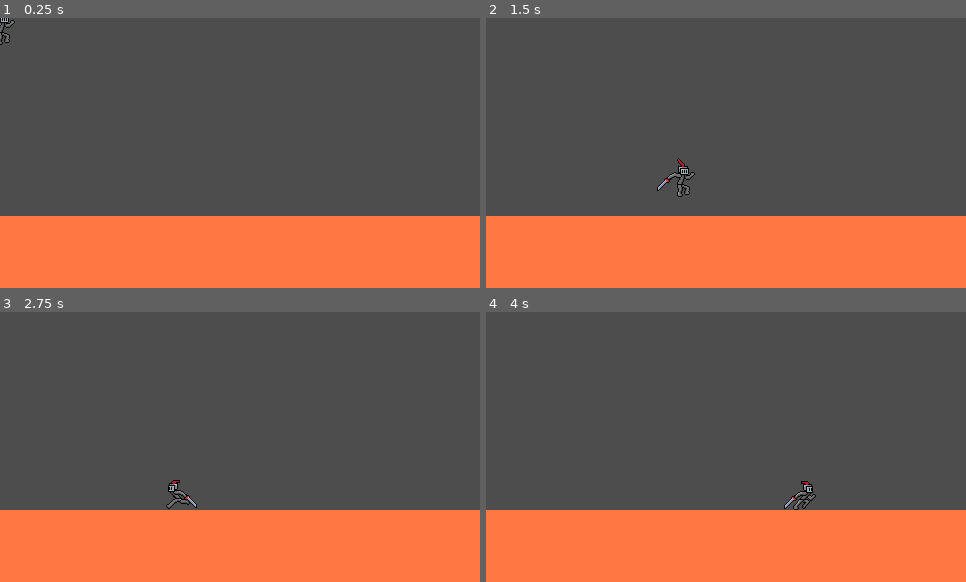
Above: before the commit, frames 1-4 (two rows, left to right).
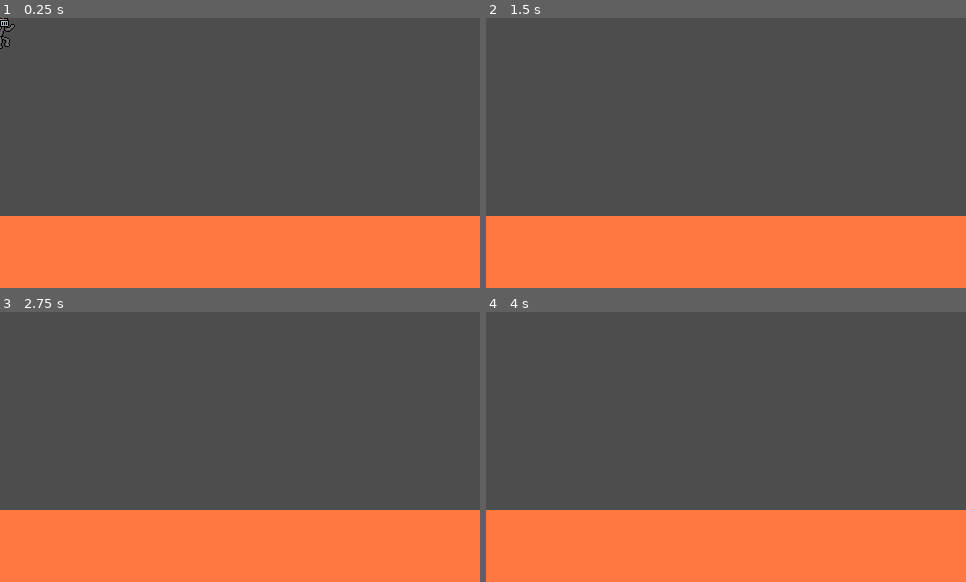
Above: after the commit, the same moments.

Repository: FlimFlamSlammer/LKOTe-game
Game: Godot game, scene res://scenes/castle_fight.tscn
Two runs of this game, one before a commit and one after it. Both use one fixed random seed, a clock stepped at 60 frames per second and the inputs below.
Inputs:
- Up to frame 1 (0.25 s): no input
- Up to frame 2 (1.5 s): tap Enter at 0.5 s; hold C (basic_attack) 0.53-1.28 s; hold Right (ui_right) from 0.53 s (still down); tap Space (jump) at 0.77, 1.07 s; tap V (dodge) at 0.8, 1.35 s
- Up to frame 3 (2.75 s): tap Space (jump) at 1.52, 1.55, 1.82 s; release Right (ui_right) at 2.03 s; hold Left (ui_left) from 2.03 s (still down); hold Space (jump) from 2.03 s (still down); tap C (basic_attack) at 2.3 s
- Up to frame 4 (4 s): release Left (ui_left) at 2.78 s; release Space (jump) at 2.78 s; hold Right (ui_right) from 2.78 s (still down); tap C (basic_attack) at 2.85 s; tap Space (jump) at 3.02, 3.32, 3.77, 3.8 s; tap V (dodge) at 3.05 s; hold V (dodge) from 3.53 s (still down)

The runs differ from the first frame. In frame 1, 0.2% of the frame differs, in the area x 0-4%, y 0-12%; in frame 2, 0.3%, in the area x 35-44%, y 51-67%; in frame 3, 0.2%; in frame 4, 0.3%.

Commit message:
utilized state machine for player logic

Diff:
--- a/project.godot
+++ b/project.godot
@@ -27,11 +27,6 @@
 
 project/assembly_name="gamey"
 
-[editor]
-
-version_control/plugin_name="GitPlugin"
-version_control/autoload_on_startup=true
-
 [input]
 
 basic_attack={
@@ -49,11 +44,21 @@
 "events": [Object(InputEventKey,"resource_local_to_scene":false,"resource_name":"","device":-1,"window_id":0,"alt_pressed":false,"shift_pressed":false,"ctrl_pressed":false,"meta_pressed":false,"pressed":false,"keycode":0,"physical_keycode":32,"key_label":0,"unicode":32,"echo":false,"script":null)
 ]
 }
+move_left={
+"deadzone": 0.5,
+"events": [Object(InputEventKey,"resource_local_to_scene":false,"resource_name":"","device":-1,"window_id":0,"alt_pressed":false,"shift_pressed":false,"ctrl_pressed":false,"meta_pressed":false,"pressed":false,"keycode":0,"physical_keycode":4194319,"key_label":0,"unicode":0,"echo":false,"script":null)
+]
+}
+move_right={
+"deadzone": 0.5,
+"events": [Object(InputEventKey,"resource_local_to_scene":false,"resource_name":"","device":-1,"window_id":0,"alt_pressed":false,"shift_pressed":false,"ctrl_pressed":false,"meta_pressed":false,"pressed":false,"keycode":0,"physical_keycode":4194321,"key_label":0,"unicode":0,"echo":false,"script":null)
+]
+}
 
 [physics]
 
-common/physics_ticks_per_second=120
-2d/default_gravity=400.0
+common/physics_ticks_per_second=72
+2d/default_gravity=550.0
 
 [rendering]
 
--- /dev/null
+++ b/scenes/dodge_effect.tscn
@@ -0,0 +1,36 @@
+[gd_scene load_steps=5 format=3 uid="uid://dbaqm321odlwp"]
+
+[ext_resource type="Script" path="res://scripts/dodge.gd" id="1_dqv42"]
+
+[sub_resource type="Gradient" id="Gradient_5gusc"]
+offsets = PackedFloat32Array(0, 0.45082, 1)
+colors = PackedColorArray(1, 1, 1, 1, 0.83, 0.9915, 1, 0.54902, 0.26, 0.568333, 1, 0)
+
+[sub_resource type="GradientTexture1D" id="GradientTexture1D_einff"]
+gradient = SubResource("Gradient_5gusc")
+width = 16
+
+[sub_resource type="ParticleProcessMaterial" id="ParticleProcessMaterial_xqfad"]
+particle_flag_disable_z = true
+gravity = Vector3(0, 0, 0)
+color_ramp = SubResource("GradientTexture1D_einff")
+
+[node name="DodgeEffect" type="Node2D"]
+script = ExtResource("1_dqv42")
+
+[node name="DashGhost" type="GPUParticles2D" parent="."]
+position = Vector2(0, -16)
+emitting = false
+amount = 3
+process_material = SubResource("ParticleProcessMaterial_xqfad")
+lifetime = 0.2
+one_shot = true
+explosiveness = 0.25
+interpolate = false
+fract_delta = false
+
+[node name="FreeTimer" type="Timer" parent="."]
+one_shot = true
+autostart = true
+
+[connection signal="timeout" from="FreeTimer" to="." method="_on_free_timer_timeout"]
--- a/scenes/player.tscn
+++ b/scenes/player.tscn
@@ -1,6 +1,6 @@
-[gd_scene load_steps=11 format=3 uid="uid://bfeupkcec0b4q"]
+[gd_scene load_steps=13 format=3 uid="uid://bfeupkcec0b4q"]
 
-[ext_resource type="Script" path="res://scripts/Player.gd" id="1_0chp3"]
+[ext_resource type="Script" path="res://scripts/player.gd" id="1_0chp3"]
 [ext_resource type="Texture2D" uid="uid://b8s6vxvvmeio6" path="res://assets/knight-sheet.png" id="2_pow0e"]
 
 [sub_resource type="Animation" id="Animation_f18bo"]
@@ -18,6 +18,36 @@
 "values": [0]
 }
 
+[sub_resource type="Animation" id="Animation_ny8pe"]
+resource_name = "dodge"
+step = 0.01
+tracks/0/type = "value"
+tracks/0/imported = false
+tracks/0/enabled = true
+tracks/0/path = NodePath("Sprite2D:frame")
+tracks/0/interp = 1
+tracks/0/loop_wrap = true
+tracks/0/keys = {
+"times": PackedFloat32Array(0, 0.12, 0.14),
+"transitions": PackedFloat32Array(1, 1, 1),
+"update": 1,
+"values": [17, 18, 16]
+}
+tracks/1/type = "method"
+tracks/1/imported = false
+tracks/1/enabled = true
+tracks/1/path = NodePath(".")
+tracks/1/interp = 1
+tracks/1/loop_wrap = true
+tracks/1/keys = {
+"times": PackedFloat32Array(0),
+"transitions": PackedFloat32Array(1),
+"values": [{
+"args": [5],
+"method": &"step"
+}]
+}
+
 [sub_resource type="Animation" id="Animation_16two"]
 resource_name = "fall"
 length = 0.3
@@ -32,7 +62,7 @@
 "times": PackedFloat32Array(0, 0.1, 0.2),
 "transitions": PackedFloat32Array(1, 1, 1),
 "update": 1,
-"values": [9, 10, 11]
+"values": [25, 26, 27]
 }
 
 [sub_resource type="Animation" id="Animation_hy26t"]
@@ -48,7 +78,7 @@
 "times": PackedFloat32Array(0),
 "transitions": PackedFloat32Array(1),
 "update": 1,
-"values": [0]
+"values": [8]
 }
 
 [sub_resource type="Animation" id="Animation_2v3tf"]
@@ -64,7 +94,7 @@
 "times": PackedFloat32Array(0),
 "transitions": PackedFloat32Array(1),
 "update": 1,
-"values": [8]
+"values": [0]
 }
 
 [sub_resource type="Animation" id="Animation_f085b"]
@@ -81,7 +111,7 @@
 "times": PackedFloat32Array(0, 0.1, 0.2, 0.3, 0.4, 0.5, 0.6, 0.7),
 "transitions": PackedFloat32Array(1, 1, 1, 1, 1, 1, 1, 1),
 "update": 1,
-"values": [16, 17, 18, 19, 20, 21, 22, 23]
+"values": [32, 33, 34, 35, 36, 37, 38, 39]
 }
 
 [sub_resource type="Animation" id="Animation_ospc6"]
@@ -98,7 +128,7 @@
 "times": PackedFloat32Array(0, 0.15, 0.25, 0.3, 0.35),
 "transitions": PackedFloat32Array(1, 1, 1, 1, 1),
 "update": 1,
-"values": [1, 2, 3, 4, 5]
+"values": [9, 10, 11, 12, 13]
 }
 tracks/1/type = "method"
 tracks/1/imported = false
@@ -118,6 +148,7 @@
 [sub_resource type="AnimationLibrary" id="AnimationLibrary_0qps0"]
 _data = {
 "RESET": SubResource("Animation_f18bo"),
+"dodge": SubResource("Animation_ny8pe"),
 "fall": SubResource("Animation_16two"),
 "idle": SubResource("Animation_hy26t"),
 "jump": SubResource("Animation_2v3tf"),
@@ -127,6 +158,9 @@
 
 [sub_resource type="RectangleShape2D" id="RectangleShape2D_ecm3f"]
 size = Vector2(16, 32)
+
+[sub_resource type="RectangleShape2D" id="RectangleShape2D_fprtn"]
+size = Vector2(26, 27)
 
 [node name="Player" type="CharacterBody2D"]
 position = Vector2(1, 0)
@@ -141,7 +175,17 @@
 position = Vector2(0, -16)
 texture = ExtResource("2_pow0e")
 hframes = 8
-vframes = 3
+vframes = 5
 
 [node name="CollisionShape2D" type="CollisionShape2D" parent="."]
 shape = SubResource("RectangleShape2D_ecm3f")
+
+[node name="Hurtbox" type="Area2D" parent="."]
+
+[node name="1" type="CollisionShape2D" parent="Hurtbox"]
+position = Vector2(10, -5.5)
+shape = SubResource("RectangleShape2D_fprtn")
+disabled = true
+debug_color = Color(0.99, 0, 0.0164997, 0.419608)
+
+[node name="2" type="CollisionShape2D" parent="Hurtbox"]
--- a/scripts/Player.gd
+++ /dev/null
@@ -1,128 +0,0 @@
-extends CharacterBody2D
-
-const SPEED = 140.0
-const JUMP_VELOCITY = -180.0
-const COMBO_LENGTH = [0.35]
-const RECOVERY_LENGTH = [0.05]
-const COMBO_RESET_DELAY = 0.4
-const MIN_JUMP_VELOCITY = JUMP_VELOCITY * 0.3
-const DODGE_DISTANCE = 50.0
-const DODGE_SPEED = 350.0
-const DODGE_LENGTH = DODGE_DISTANCE / DODGE_SPEED
-
-
-enum STATE {ATTACKING, RECOVERING, DODGING, IDLE, RUNNING, FLYING, AIRATTACKING}
-
-# Get the gravity from the project settings to be synced with RigidBody nodes.
-var gravity = ProjectSettings.get_setting("physics/2d/default_gravity")
-
-var anim_player: AnimationPlayer
-
-var time_since_attack = 0
-var time_since_recover = 0
-var time_since_dodge = 0
-var combo_progress = 0
-var state = STATE.IDLE
-var direction = 1
-var stepDistance = 0
-var input_buffer = ""
-
-func _ready():
-	anim_player = get_node("AnimationPlayer")
-
-func _physics_process(delta):
-	# Add the gravity.
-	if not is_on_floor() && state != STATE.DODGING:
-		if state != STATE.AIRATTACKING:
-			state = STATE.FLYING
-
-		if state != STATE.AIRATTACKING:
-			if velocity.y > 65:
-				anim_player.play("fall")
-			else:
-				anim_player.play("jump")
-
-		if velocity.y > 0:
-			velocity.y += gravity * delta
-		else:
-			velocity.y += gravity * delta * 0.8
-
-		# Make jump more controllable
-		if velocity.y < MIN_JUMP_VELOCITY and not Input.is_action_pressed("jump"):
-			velocity.y = MIN_JUMP_VELOCITY
-
-	# Reset combo after a certain delay
-	if combo_progress > 0 && time_since_recover > COMBO_RESET_DELAY:
-		combo_progress = 0
-
-	# Handle state
-	if state == STATE.ATTACKING:
-		time_since_attack += delta
-		if time_since_attack > COMBO_LENGTH[combo_progress]:
-			state = STATE.RECOVERING
-			time_since_recover = 0
-	elif state == STATE.RECOVERING:
-		time_since_recover += delta
-		if time_since_recover > RECOVERY_LENGTH[combo_progress]:
-			state = STATE.IDLE
-	elif state == STATE.DODGING:
-		time_since_dodge += delta
-		velocity.x = DODGE_SPEED * direction
-		velocity.y = 0
-		if time_since_dodge > DODGE_LENGTH:
-			state = STATE.IDLE
-	else:
-		# Get movement axis to handle movement
-		var input_axis = Input.get_axis("ui_left", "ui_right")
-		if input_axis:
-			if input_axis > 0:
-				direction = 1
-			elif input_axis < 0:
-				direction = -1
-			scale.x = scale.y * direction
-			velocity.x = input_axis * SPEED
-			if is_on_floor():
-				state = STATE.RUNNING
-				anim_player.play("run", -1, velocity.x / SPEED)
-		else:
-			velocity.x = move_toward(velocity.x, 0, SPEED)
-			if is_on_floor():
-				state = STATE.IDLE
-				anim_player.play("idle")
-
-	# Handle exact distance stepping
-	if stepDistance > 0:
-		velocity.x = stepDistance / delta * direction
-		stepDistance = 0
-
-	move_and_slide()
-
-	if state == STATE.ATTACKING && is_on_floor():
-		velocity.x = 0
-
-func _unhandled_key_input(event):
-	var can_override_state = true;
-	can_override_state = can_override_state and not (state == STATE.ATTACKING)
-
-	if can_override_state:
-		if event.is_action_pressed("basic_attack"):
-			time_since_attack = 0
-			if state == STATE.FLYING:
-				anim_player.play("slash1")
-				state = STATE.AIRATTACKING
-			else:
-				combo_progress += 1
-				if combo_progress >= COMBO_LENGTH.size():
-					combo_progress = 0
-				anim_player.play("slash1")
-				state = STATE.ATTACKING
-		if event.is_action_pressed("dodge"):
-			time_since_dodge = 0
-			state = STATE.DODGING
-
-		if event.is_action_pressed("jump"):
-			if is_on_floor():
-				velocity.y = JUMP_VELOCITY
-
-func step(distance):
-	stepDistance = distance
--- /dev/null
+++ b/scripts/dodge.gd
@@ -0,0 +1,17 @@
+class_name DodgeEffect
+extends Node2D
+
+var direction: int
+
+@onready var _ghost_effect: GPUParticles2D = get_node("DashGhost")
+
+func _ready():
+	var texture: Resource = (
+			preload("res://assets/3knight-dash-mirrored.png") if direction < 0
+			else preload("res://assets/3knight-dash.png")
+	)
+	_ghost_effect.texture = texture
+	_ghost_effect.emitting = true
+
+func _on_free_timer_timeout():
+	queue_free()
--- /dev/null
+++ b/scripts/player.gd
@@ -0,0 +1,231 @@
+extends CharacterBody2D
+
+const SPEED = 140.0
+const JUMP_VELOCITY = -200.0
+const COMBO_LENGTH: Array[float] = [0.35]
+const RECOVERY_LENGTH: Array[float] = [0.05]
+const COMBO_RESET_DELAY = 0.4
+const MIN_JUMP_VELOCITY = JUMP_VELOCITY * 0.3
+const DODGE_SPEED = 300.0
+const DODGE_LENGTH = 0.15
+const DODGE_COOLDOWN = 0.5
+const RUN_SPEED_TRESHOLD = 40.0
+
+enum State {ATTACKING, RECOVERING, DODGING, IDLE, RUNNING, JUMPING, FALLING, AIRATTACKING}
+enum Action {ATTACK, DODGE, JUMP}
+
+# Get the gravity from the project settings to be synced with RigidBody nodes.
+var gravity: float = ProjectSettings.get_setting("physics/2d/default_gravity")
+
+var direction: int = 1
+var state: State = State.IDLE: set = set_state
+
+var _time_since_attack: float = 0.0
+var _time_since_recover: float = 0.0
+var _time_since_dodge: float = 0.0
+var _combo_progress: int = 0
+var _step_distance: int = 0
+var _action_buffer: Array[Action] = []
+
+@onready var _anim_player: AnimationPlayer = get_node("AnimationPlayer")
+@onready var _dodge_effect: PackedScene = preload("res://scenes/dodge_effect.tscn")
+
+func _physics_process(delta: float) -> void:
+	# Handle state transitions
+	_time_since_dodge += delta
+	match state:
+		State.IDLE:
+			if Input.is_action_just_pressed("dodge"):
+				state = State.DODGING
+			elif is_on_floor():
+				if Input.is_action_just_pressed("jump"):
+					state = State.JUMPING
+				elif Input.is_action_just_pressed("basic_attack"):
+					state = State.ATTACKING
+				elif absf(velocity.x) >= RUN_SPEED_TRESHOLD:
+					state = State.RUNNING
+
+			else:
+				state = State.FALLING
+
+		State.RUNNING:
+			if Input.is_action_just_pressed("dodge"):
+				state = State.DODGING
+			elif is_on_floor():
+				if Input.is_action_just_pressed("jump"):
+					state = State.JUMPING
+				elif Input.is_action_just_pressed("basic_attack"):
+					state = State.ATTACKING
+				elif absf(velocity.x) < RUN_SPEED_TRESHOLD:
+					state = State.IDLE
+			else:
+				state = State.FALLING
+
+		State.JUMPING:
+			if Input.is_action_just_pressed("dodge"):
+				state = State.DODGING
+			elif Input.is_action_just_pressed("basic_attack"):
+				state = State.AIRATTACKING
+			elif is_on_floor():
+				if abs(velocity.x) >= RUN_SPEED_TRESHOLD:
+					state = State.RUNNING
+				else:
+					state = State.IDLE
+			else:
+				if velocity.y >= 0:
+					state = State.FALLING
+
+		State.FALLING:
+			if Input.is_action_just_pressed("dodge"):
+				state = State.DODGING
+			elif Input.is_action_just_pressed("basic_attack"):
+				state = State.AIRATTACKING
+			elif is_on_floor():
+				if absf(velocity.x) >= RUN_SPEED_TRESHOLD:
+					state = State.RUNNING
+				else:
+					state = State.IDLE
+			else:
+				if velocity.y < 0:
+					state = State.JUMPING
+
+		State.ATTACKING:
+			_time_since_attack += delta
+			if _time_since_attack > COMBO_LENGTH[_combo_progress]:
+				state = State.RECOVERING
+			if is_on_floor():
+				if Input.is_action_just_pressed("jump"):
+					state = State.JUMPING
+
+		State.AIRATTACKING:
+			_time_since_attack += delta
+			if is_on_floor():
+				if Input.is_action_just_pressed("jump"):
+					state = State.JUMPING
+				elif absf(velocity.x) >= RUN_SPEED_TRESHOLD:
+					state = State.RUNNING
+				else:
+					state = State.IDLE
+			elif _time_since_attack > COMBO_LENGTH[_combo_progress]:
+				state = State.FALLING
+
+		State.DODGING:
+			if _time_since_dodge > DODGE_LENGTH:
+				if is_on_floor():
+					if Input.is_action_just_pressed("jump"):
+						state = State.JUMPING
+					elif absf(velocity.x) >= RUN_SPEED_TRESHOLD:
+						state = State.RUNNING
+					else:
+						state = State.IDLE
+				else:
+					state = State.FALLING
+
+		State.RECOVERING:
+			_time_since_recover += delta
+			if Input.is_action_just_pressed("dodge"):
+				state = State.DODGING
+			elif _time_since_recover > RECOVERY_LENGTH[_combo_progress]:
+					state = State.IDLE
+			elif is_on_floor():
+				if Input.is_action_just_pressed("jump"):
+					state = State.JUMPING
+				elif Input.is_action_just_pressed("basic_attack"):
+					state = State.ATTACKING
+				elif absf(velocity.x) >= RUN_SPEED_TRESHOLD:
+					state = State.RUNNING
+			else:
+				state = State.FALLING
+
+	# Handle state logic
+	match state:
+		State.IDLE:
+			var input_axis: float = Input.get_axis("move_left", "move_right")
+			direction = direction * (input_axis != 0 as int) + sign(input_axis)
+			velocity.x = input_axis * SPEED
+
+		State.RUNNING:
+			var input_axis: float = Input.get_axis("move_left", "move_right")
+			direction = direction * (input_axis != 0 as int) + sign(input_axis)
+			velocity.x = input_axis * SPEED
+
+		State.JUMPING:
+			velocity.y += gravity * delta * 0.7
+			# Cancel jump when button is released
+			if velocity.y < MIN_JUMP_VELOCITY and not Input.is_action_pressed("jump"):
+				velocity.y = MIN_JUMP_VELOCITY
+
+			var input_axis: float = Input.get_axis("move_left", "move_right")
+			direction = direction * (input_axis != 0 as int) + sign(input_axis)
+			velocity.x = input_axis * SPEED
+
+		State.FALLING:
+			velocity.y += gravity * delta
+
+			var input_axis: float = Input.get_axis("move_left", "move_right")
+			direction = direction * (input_axis != 0 as int) + sign(input_axis)
+			velocity.x = input_axis * SPEED
+
+		State.DODGING:
+			velocity.x = DODGE_SPEED * direction
+			velocity.y = 0
+
+		State.AIRATTACKING:
+			velocity.y += gravity * delta
+
+			var input_axis: float = Input.get_axis("move_left", "move_right")
+			direction = direction * (input_axis != 0 as int) + sign(input_axis)
+			velocity.x = input_axis * SPEED
+
+	# Handle exact distance stepping
+	if _step_distance > 0:
+		velocity.x = _step_distance / delta * direction
+		_step_distance = 0
+
+	move_and_slide()
+
+	# Handle state logic after move_and_slide
+	match state:
+		State.ATTACKING:
+			velocity.x = 0
+
+
+func set_state(new_state: State) -> void:
+	match new_state:
+		State.IDLE:
+			_anim_player.play("idle")
+		State.RUNNING:
+			_anim_player.play("run")
+		State.JUMPING:
+			velocity.y = JUMP_VELOCITY
+			_anim_player.play("jump")
+		State.FALLING:
+			_anim_player.play("fall")
+		State.DODGING:
+			if _time_since_dodge < DODGE_COOLDOWN:
+				return
+			_time_since_dodge = 0
+
+			_anim_player.play("dodge")
+			var new_dodge_effect: DodgeEffect = _dodge_effect.instantiate()
+			new_dodge_effect.direction = direction
+			add_child(new_dodge_effect)
+
+		State.ATTACKING:
+			_time_since_attack = 0
+			_combo_progress += 1
+			# Reset combo if above limit
+			_combo_progress *= _combo_progress < COMBO_LENGTH.size() as int
+			_anim_player.play("slash1")
+		State.RECOVERING:
+			_time_since_recover = 0
+			_anim_player.play("idle")
+		State.AIRATTACKING:
+			_time_since_attack = 0
+			_anim_player.play("slash1")
+		_:
+			push_warning("State not defined")
+	state = new_state
+
+func step(distance: int) -> void:
+	_step_distance = distance
Binary file added: assets/3knight-dash-mirrored.png
Not shown, added: assets/3knight-dash-mirrored.png.import
Binary file added: assets/3knight-dash.png
Not shown, added: assets/3knight-dash.png.import
Binary file changed: assets/knight-sheet.png
